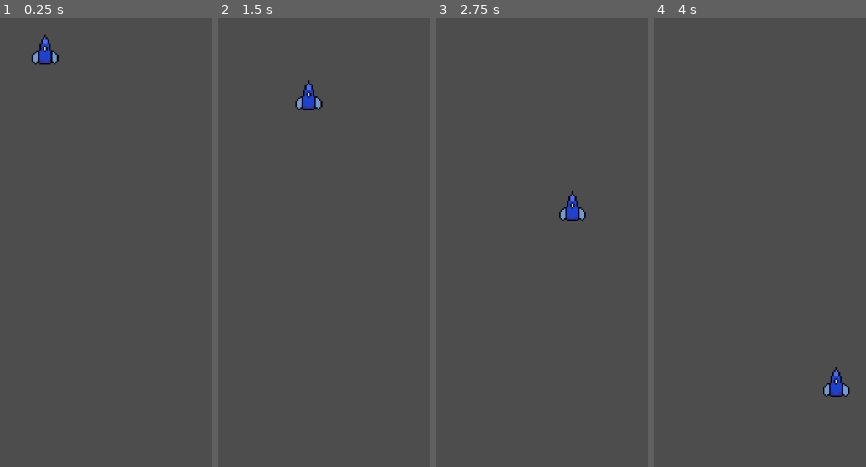
Above: before the commit, frames 1-4 (left to right).
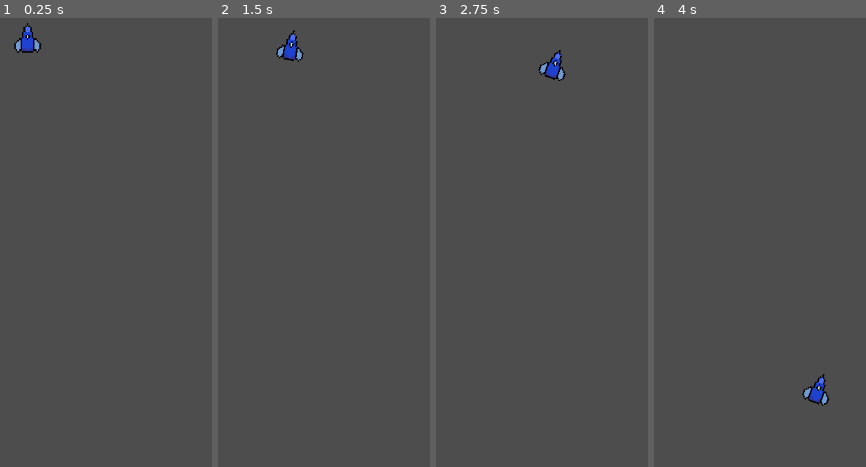
Above: after the commit, the same moments.

Repository: LagkageGobler/SpaceGameFool
Game: Godot game, scene res://rumskib.tscn
Two runs of this game, one before a commit and one after it. Both use one fixed random seed, a clock stepped at 60 frames per second and the inputs below. The project has no main scene, so this scene is started directly.
Inputs:
- Up to frame 1 (0.25 s): no input
- Up to frame 2 (1.5 s): hold D (Rightthrust, bound only after the commit) 0.53-1.28 s
- Up to frame 3 (2.75 s): hold D (Rightthrust, bound only after the commit) from 2.03 s (still down)
- Up to frame 4 (4 s): release D (Rightthrust, bound only after the commit) at 2.78 s; hold S (Dethrust, bound only after the commit) 2.78-3.53 s

The runs differ from the first frame. In frame 1, 0.9% of the frame differs, in the area x 6-28%, y 1-11%; in frame 2, 1.0%, in the area x 27-50%, y 2-21%; in frame 3, 1.0%; in frame 4, 0.9%.

Commit message:
arbejder stadig på player

Diff:
--- a/rumskip/project.godot
+++ b/rumskip/project.godot
@@ -13,3 +13,30 @@
 config/name="RumSkip"
 config/features=PackedStringArray("4.3", "Forward Plus")
 config/icon="res://icon.svg"
+
+[input]
+
+Thrust={
+"deadzone": 0.5,
+"events": [Object(InputEventKey,"resource_local_to_scene":false,"resource_name":"","device":-1,"window_id":0,"alt_pressed":false,"shift_pressed":false,"ctrl_pressed":false,"meta_pressed":false,"pressed":false,"keycode":0,"physical_keycode":87,"key_label":0,"unicode":119,"location":0,"echo":false,"script":null)
+, Object(InputEventKey,"resource_local_to_scene":false,"resource_name":"","device":-1,"window_id":0,"alt_pressed":false,"shift_pressed":false,"ctrl_pressed":false,"meta_pressed":false,"pressed":false,"keycode":0,"physical_keycode":4194320,"key_label":0,"unicode":0,"location":0,"echo":false,"script":null)
+]
+}
+Dethrust={
+"deadzone": 0.5,
+"events": [Object(InputEventKey,"resource_local_to_scene":false,"resource_name":"","device":-1,"window_id":0,"alt_pressed":false,"shift_pressed":false,"ctrl_pressed":false,"meta_pressed":false,"pressed":false,"keycode":0,"physical_keycode":83,"key_label":0,"unicode":115,"location":0,"echo":false,"script":null)
+, Object(InputEventKey,"resource_local_to_scene":false,"resource_name":"","device":-1,"window_id":0,"alt_pressed":false,"shift_pressed":false,"ctrl_pressed":false,"meta_pressed":false,"pressed":false,"keycode":0,"physical_keycode":4194322,"key_label":0,"unicode":0,"location":0,"echo":false,"script":null)
+]
+}
+Rightthrust={
+"deadzone": 0.5,
+"events": [Object(InputEventKey,"resource_local_to_scene":false,"resource_name":"","device":-1,"window_id":0,"alt_pressed":false,"shift_pressed":false,"ctrl_pressed":false,"meta_pressed":false,"pressed":false,"keycode":0,"physical_keycode":68,"key_label":0,"unicode":100,"location":0,"echo":false,"script":null)
+, Object(InputEventKey,"resource_local_to_scene":false,"resource_name":"","device":-1,"window_id":0,"alt_pressed":false,"shift_pressed":false,"ctrl_pressed":false,"meta_pressed":false,"pressed":false,"keycode":0,"physical_keycode":4194321,"key_label":0,"unicode":0,"location":0,"echo":false,"script":null)
+]
+}
+Leftthrust={
+"deadzone": 0.5,
+"events": [Object(InputEventKey,"resource_local_to_scene":false,"resource_name":"","device":-1,"window_id":0,"alt_pressed":false,"shift_pressed":false,"ctrl_pressed":false,"meta_pressed":false,"pressed":false,"keycode":0,"physical_keycode":65,"key_label":0,"unicode":97,"location":0,"echo":false,"script":null)
+, Object(InputEventKey,"resource_local_to_scene":false,"resource_name":"","device":-1,"window_id":0,"alt_pressed":false,"shift_pressed":false,"ctrl_pressed":false,"meta_pressed":false,"pressed":false,"keycode":0,"physical_keycode":4194319,"key_label":0,"unicode":0,"location":0,"echo":false,"script":null)
+]
+}
--- a/rumskip/rumskib.gd
+++ b/rumskip/rumskib.gd
@@ -1,10 +1,20 @@
 extends CharacterBody2D
 
-const Gravity = 1
+var Sidethrust = 0
+var Thrust = 0
+const Gravity = 10
 
 func _ready() -> void:
 	velocity.x += randf_range(-50,60)
 
 func _physics_process(delta: float) -> void:
-	velocity.y += Gravity
+	velocity.y += delta * Gravity
+	velocity += Vector2(0,-Thrust)
 	move_and_slide()
+
+	if Input.is_action_just_pressed("Thrust"):
+		Thrust += 10
+	if Input.is_action_just_pressed("Dethrust") and Thrust >= 0:
+		Thrust -= 10
+	if Input.is_action_just_pressed("Rightthrust"):
+		rotation_degrees += 10
--- a/rumskip/rumskib.tscn
+++ b/rumskip/rumskib.tscn
@@ -7,16 +7,16 @@
 size = Vector2(1200, 1400)
 
 [node name="Rumskib" type="CharacterBody2D"]
+position = Vector2(539, 28)
 script = ExtResource("1_2n5lm")
+metadata/_edit_lock_ = true
 
 [node name="CollisionShape2D" type="CollisionShape2D" parent="."]
-position = Vector2(565, 43)
+position = Vector2(0.800049, -0.499996)
 scale = Vector2(0.03, 0.03)
 shape = SubResource("RectangleShape2D_lykot")
-metadata/_edit_lock_ = true
 
 [node name="FlotRumskip" type="Sprite2D" parent="."]
-position = Vector2(564, 48)
+position = Vector2(-0.199951, 4.5)
 scale = Vector2(0.03, 0.03)
 texture = ExtResource("1_i6sr4")
-metadata/_edit_lock_ = true
